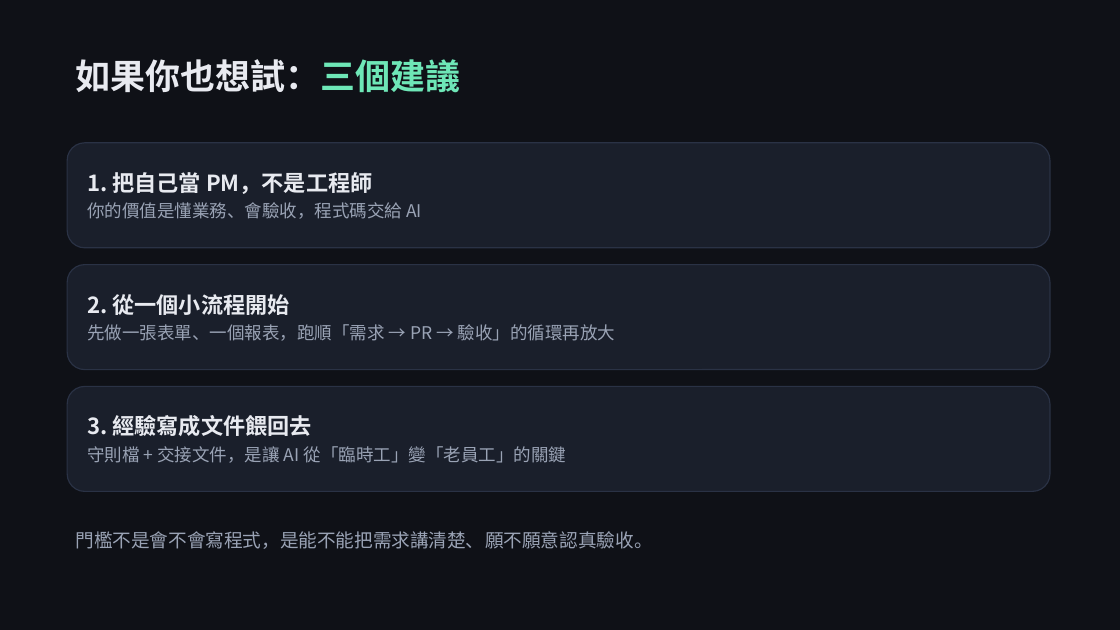
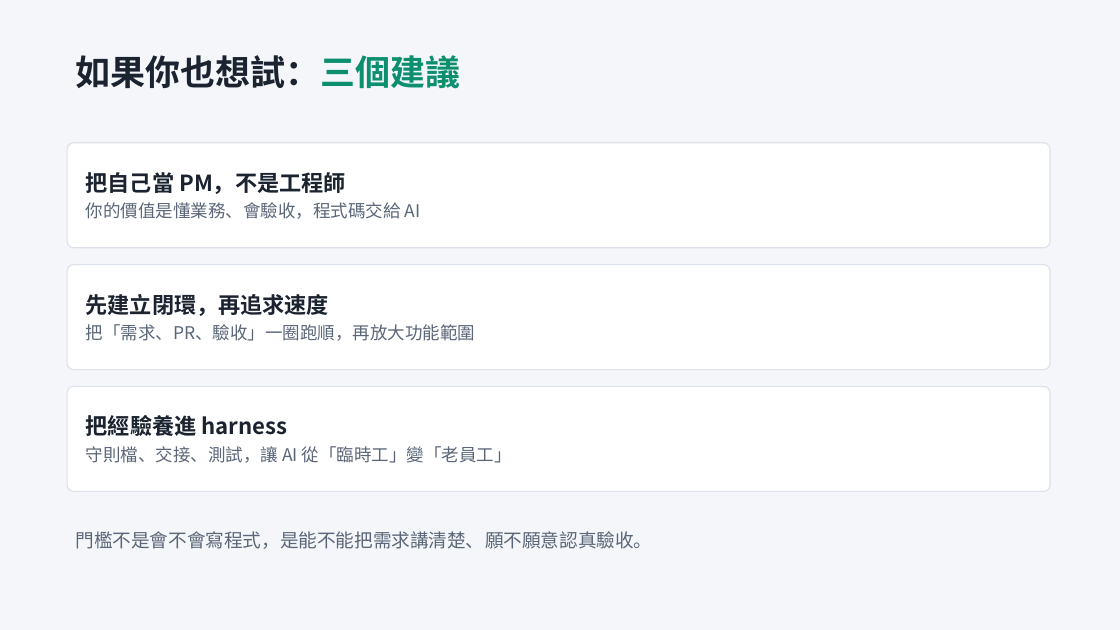
Before and after one commit to lt-foods/new_erp, a slide deck: slide 11 of docs/簡報-AI零程式碼開發ERP分享.pptx (slide 9 before the commit). Drawn at 1120x630 pixels with LibreOffice and Linux fonts; fonts in the diff are those of the drawing. Boxes give left, top, right and bottom in pixels: in the first picture for what was removed or moved away, otherwise in the second. Text is boxed around its words. In the diff, an @@ line names an element or a change of style, - is before the commit and + after.

```diff
--- a/docs/簡報-AI零程式碼開發ERP分享.pptx
+++ b/docs/簡報-AI零程式碼開發ERP分享.pptx
@@ background #0F1117 to #F4F6F9 @@
@@ text "如果你也想試：三個建議" at (75, 55, 460, 89): text colour #E8EAF0 to #1B2330, text colour #6EE7B7 to #0B8F6E in "如果你也想試：三個建議" @@
@@ text in rounded rectangle at (86, 172, 345, 194): text changed; text colour #E8EAF0 to #1B2330 @@
-1. 把自己當 PM，不是工程師
+把自己當 PM，不是工程師
@@ text in rounded rectangle at (86, 202, 421, 219): text colour #9AA3B5 to #5B6678 in "你的價值是懂業務、會驗收，程式碼交給 AI" @@
@@ fill #1A1F2B to #FFFFFF; outline #2A3245 1 pt to #DDE2EA 1 pt; proportions changed in 3 elements at (67, 143, 1050, 248), (67, 386, 1050, 492), (67, 265, 1050, 370) @@
@@ text in rounded rectangle at (86, 294, 476, 341): text changed; text colour #9AA3B5 to #5B6678 @@
-2. 從一個小流程開始
-先做一張表單、一個報表，跑順「需求 → PR → 驗收」的循環再放大
+先建立閉環，再追求速度
+把「需求、PR、驗收」一圈跑順，再放大功能範圍
@@ text in rounded rectangle at (86, 412, 512, 463): text changed; text colour #9AA3B5 to #5B6678 @@
-3. 經驗寫成文件餵回去
-守則檔 + 交接文件，是讓 AI 從「臨時工」變「老員工」的關鍵
+把經驗養進 harness
+守則檔、交接、測試，讓 AI 從「臨時工」變「老員工」
@@ text "門檻不是會不會寫程式，是能不能把需求講清楚、願不願意認真驗收。" at (75, 531, 652, 549): text colour #9AA3B5 to #5B6678 @@
```
Also in this commit, not shown: 8 other slides changed, 3 slides added, 1 slide removed, 1 other file.
